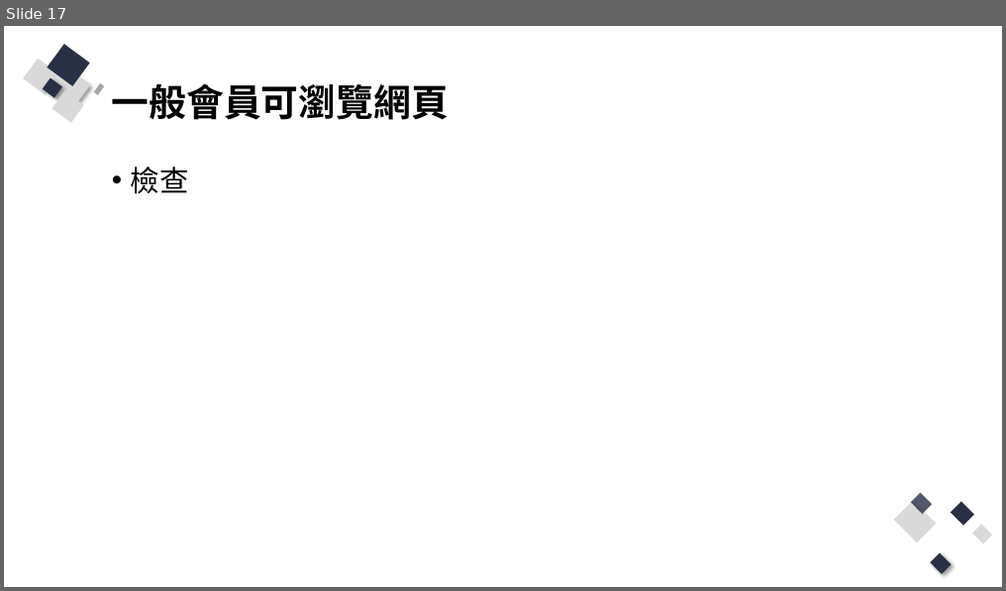
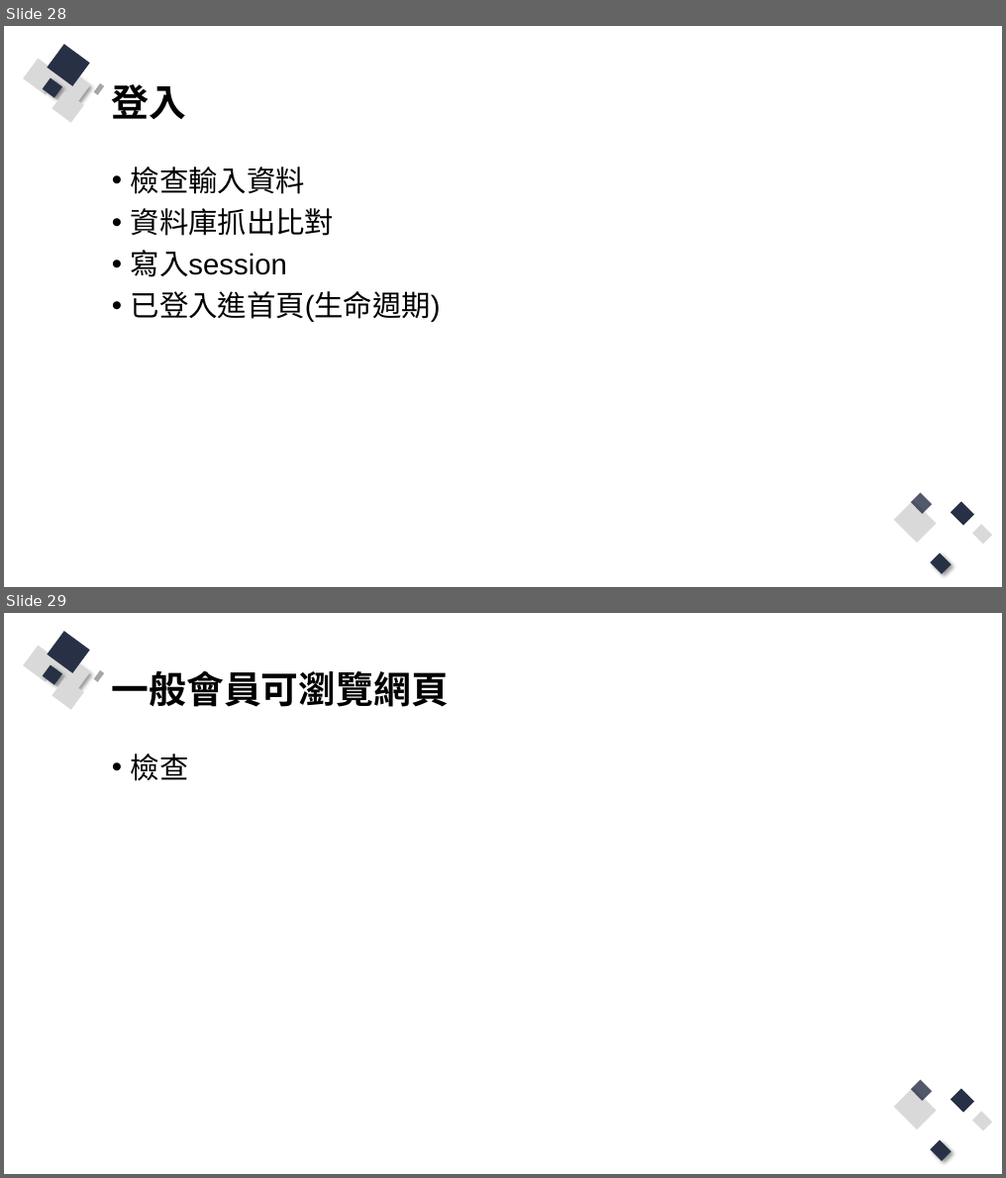
Before and after one commit to Q81JIAXIONG/-, a slide deck: 投影片/4.實作-帳號註冊、登入網頁.pptx. Shown one above the other, each under a label of ours: slide 17 before the commit, slides 28 and 29 after it. The pictures are 1006x591 and 1006x1178 pixels, drawn with LibreOffice and Linux fonts; fonts in the diff are those of the drawing. Boxes give left, top, right and bottom in pixels: in the first picture for what was removed or moved away, otherwise in the second. Text is boxed around its words. In the diff, an @@ line names an element or a change of style, - is before the commit and + after.

Commit message:
整理註冊、登入驗證範例

```diff
--- a/投影片/4.實作-帳號註冊、登入網頁.pptx
+++ b/投影片/4.實作-帳號註冊、登入網頁.pptx
@@ slide 28 added at [4, 26, 1002, 587], background #FFFFFF; not listed: 13 template elements that a slide beside it also shows @@
@@ title added at [112, 84, 187, 119], 36 pt, text #000000, bold @@
+登入
@@ text added at [131, 167, 441, 322], 28 pt, text #000000 @@
+• 檢查輸入資料
+• 資料庫抓出比對
+• 寫入session
+• 已登入進首頁(生命週期)
@@ what was slide 17 is now slide 29 @@
```
Also in this commit, not shown: 7 slides changed, 11 other slides added, 9 other files.
